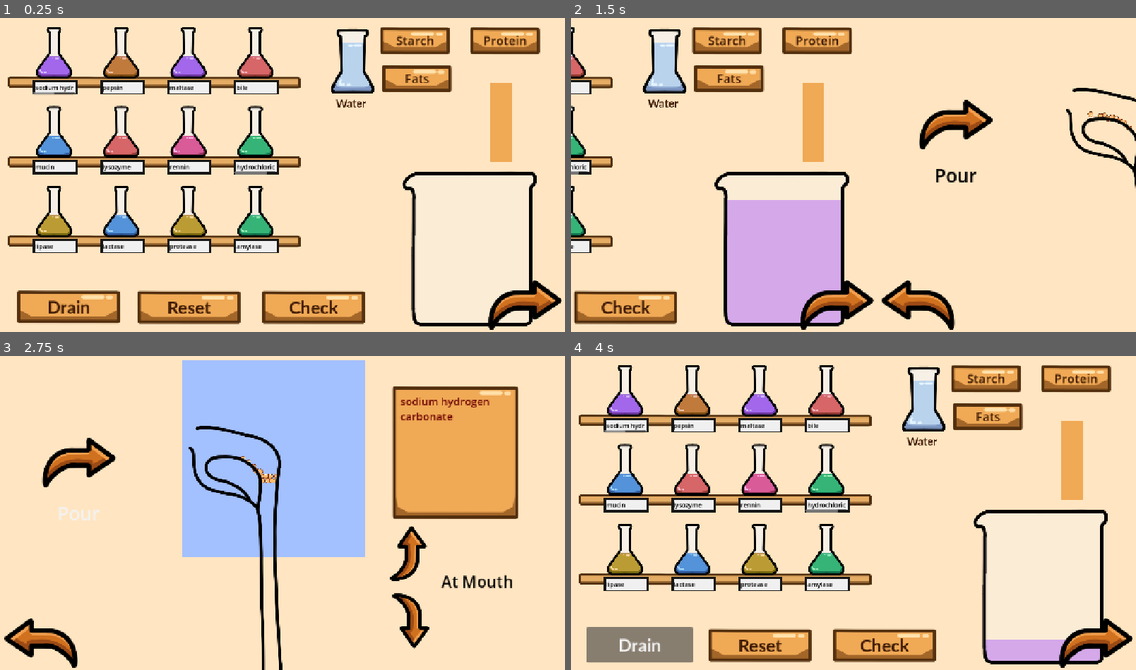
Above: before the commit, frames 1-4 (two rows, left to right).
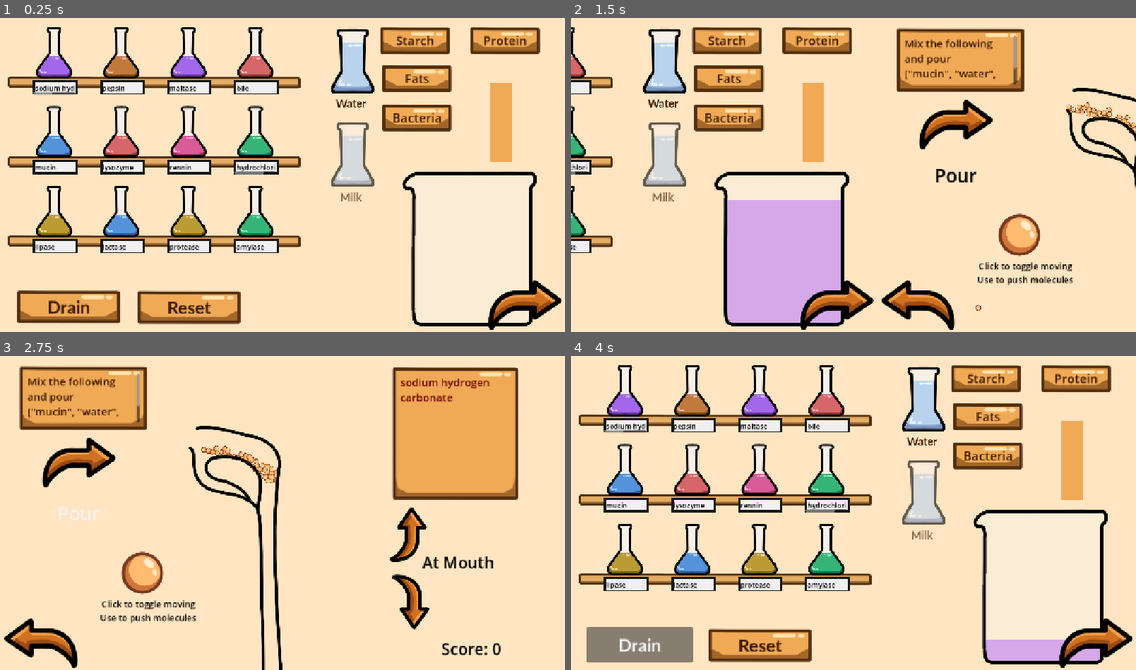
Above: after the commit, the same moments.

Repository: Fae-aof/Digestion-Junction
Game: Godot game, scene res://Digestion Track/track_level.tscn
The game is run twice, just before and just after one commit, with the same random seed, the same clock (stepped at 60 frames per second) and the same inputs. This scene is started directly instead of the project's main scene.
Inputs (mouse positions are in pixels of both pictures, inside the frame that each line leads up to):
- Up to frame 1 (0.25 s): no input
- Up to frame 2 (1.5 s): click (627, 52) at 0.52 s; click (1096, 303) at 1.25 s
- Up to frame 3 (2.75 s): click "Pour" at 2 s
- Up to frame 4 (4 s): click (610, 641) at 2.75 s; click "Drain" at 3.5 s

The runs differ from the first frame. In frame 1, 4.7% of the frame differs, in the area x 6-80%, y 21-98%; in frame 2, 10%; in frame 3, 31%, in the area x 3-92%, y 1-96%; in frame 4, 4.7%.

Commit message:
More improvements to make track somewhat playable
- Fixed error where track barriers didnt remove properly
- Added a ball that players can use to move the molecules through the track
- Added list of what mixed solution is needed
- Location label changes as player progresses
- Player gets points for getting molecules through the whole track

Diff:
--- /dev/null
+++ b/digestion-junction/Digestion Track/push.gd
@@ -0,0 +1,13 @@
+extends Button
+
+var on = false
+
+func _process(delta: float) -> void:
+	if on:
+		global_position = get_global_mouse_position()
+
+func _on_pressed() -> void:
+	if on:
+		on = false
+	else:
+		on = true
--- a/digestion-junction/Digestion Track/track.gd
+++ b/digestion-junction/Digestion Track/track.gd
@@ -7,8 +7,10 @@
 var mouth_ans = ["mucin", "water", "amylase", "lysozyme"]
 var stomach_ans = ["rennin", "pepsin", "water", "mucin", "hydrochloric acid"]
 var intestine_ans = ["maltase", "lactase", "protease", "lipase"]
-var answers = [mouth_ans, stomach_ans]
+var answers = [mouth_ans, stomach_ans, intestine_ans]
 var current_ans
+
+var score = 0
 
 func _ready() -> void:
 	position = Vector2(0, 500)
@@ -23,4 +25,4 @@
 
 func _on_area_2d_body_entered(body: Node2D) -> void:
 	if body.is_in_group("small"):
-		body.apply_central_force(Vector2(-350, 0))
+		score += 1
--- a/digestion-junction/Digestion Track/track.tscn
+++ b/digestion-junction/Digestion Track/track.tscn
@@ -4,7 +4,7 @@
 [ext_resource type="Texture2D" uid="uid://cjwanqxconiqw" path="res://Sprites/lineart of track.PNG" id="2_cg5vd"]
 
 [sub_resource type="RectangleShape2D" id="RectangleShape2D_1vivr"]
-size = Vector2(378.5, 59.5)
+size = Vector2(378.5, 126)
 
 [node name="Track" type="StaticBody2D" unique_id=733336893]
 script = ExtResource("1_8ygy3")
@@ -21,11 +21,11 @@
 
 [node name="Left 2" type="CollisionPolygon2D" parent="." unique_id=441769106]
 position = Vector2(133, 570)
-polygon = PackedVector2Array(-191, -623, -143, -503, -137, -476, -190, -470, -232, -466, -3 …(214 unchanged characters)…
+polygon = PackedVector2Array(-191, -623, -189, -512, -137, -476, -190, -470, -232, -466, -3 …(214 unchanged characters)…
 
 [node name="Right 2" type="CollisionPolygon2D" parent="." unique_id=535582447]
 position = Vector2(310, 687)
-polygon = PackedVector2Array(-282, -709, -222, -662, -152, -669, -116, -600, -143, -503, -179, -467, -228, -442, -265, -443, -294, -459, -343, -493, -377, -493, -387, -458, -3 …(183 unchanged characters)…
+polygon = PackedVector2Array(-282, -709, -222, -662, -152, -669, -116, -600, -143, -503, -187, -452, -290, -452, -343, -493, -377, -493, -387, -458, -3 …(183 unchanged characters)…
 
 [node name="Barriers" type="StaticBody2D" parent="." unique_id=2080775581]
 
@@ -43,7 +43,7 @@
 [node name="Area2D" type="Area2D" parent="." unique_id=397681386]
 
 [node name="CollisionShape2D" type="CollisionShape2D" parent="Area2D" unique_id=1766917178]
-position = Vector2(19.75, 211.75)
+position = Vector2(3, 710)
 shape = SubResource("RectangleShape2D_1vivr")
 
 [connection signal="body_entered" from="Area2D" to="." method="_on_area_2d_body_entered"]
--- a/digestion-junction/Digestion Track/track_level.gd
+++ b/digestion-junction/Digestion Track/track_level.gd
@@ -8,22 +8,36 @@
 @onready var spawner: Node2D = $Spawner
 @onready var part_label: Label = $"Part Label"
 @onready var track: StaticBody2D = $"Track Spot/Track"
+@onready var score: Label = $Score
 
+@onready var answer_text: RichTextLabel = $Answers/MarginContainer/RichTextLabel
+
+@onready var push: Button = $Push
 
 var answers
 var correct = []
 var done_count = 0
 
+var not_moving = true
+
+var sections = ["At Mouth", "At Stomach", "At Small Intestine"]
+
+func _process(delta: float) -> void:
+	score.text = "Score: " + str(track.score)
+
 func _ready() -> void:
+	part_label.text = sections.pop_front()
 	answers = track.current_ans
+	answer_text.text = "Mix the following and pour\n" + str(answers)
 
 func _on_to_track_pressed() -> void:
 	var tween = create_tween()
-	tween.tween_property(camera, "global_position", Vector2(1280, 0), 0.4)
+	tween.tween_property(camera, "global_position", camera.global_position + Vector2(1280, 0), 0.4)
 
 func _on_to_lab_pressed() -> void:
 	var tween = create_tween()
-	tween.tween_property(camera, "global_position", Vector2(0, 0), 0.4)
+	tween.tween_property(camera, "global_position", camera.global_position - Vector2(1280, 0), 0.4)
+
 
 
 func _on_pour_solution_pressed() -> void:
@@ -34,7 +48,7 @@
 			if !correct.has(i):
 				correct.append(i)
 				done_count += 1
-	add_solution(correct)
+	#add_solution(correct)
 	label.text = ""
 	for i in correct:
 		label.push_color("196b00")
@@ -47,6 +61,14 @@
 		label.push_color("196b00")
 		label.append_text("All Done!")
 		track.area_complete()
+		answers = track.current_ans
+		correct = []
+		done_count = 0
+		answer_text.text = "Mix the following and pour\n" + str(answers)
+		if sections != []:
+			part_label.text = sections.pop_front()
+
+
 
 func add_solution(components : Array):
 	var new_solution = mixed_scene.instantiate()
@@ -56,24 +78,23 @@
 
 
 func _on_up_pressed() -> void:
-	var time = 0.5
-	track.constant_linear_velocity.y = 10
-	var tween = create_tween()
-	tween.tween_property(track, "global_position", track.global_position + Vector2(0, 250), time)
-	var tweenS = create_tween()
-	tweenS.tween_property(spawner, "global_position", spawner.global_position + Vector2(0, 250), time)
-	var tweenSo = create_tween()
-	tweenSo.tween_property(solution_marker, "global_position", solution_marker.global_position + Vector2(0, 250), time)
-	track.constant_linear_velocity.y = 0
-
+	if not_moving:
+		not_moving = false
+		var moving_nodes = get_tree().get_nodes_in_group("movable")
+		for i in moving_nodes:
+			var tween = create_tween()
+			tween.tween_property(i, "global_position", i.global_position - Vector2(0, 300), 0.3)
+		solution_maker.offset -= Vector2(0, 300)
+		await get_tree().create_timer(0.3).timeout
+		not_moving = true
 
 func _on_down_pressed() -> void:
-	var time = 0.5
-	track.constant_linear_velocity.y = -10
-	var tween = create_tween()
-	tween.tween_property(track, "global_position", track.global_position + Vector2(0, -250), time)
-	var tweenS = create_tween()
-	tweenS.tween_property(spawner, "global_position", spawner.global_position + Vector2(0, -250), time)
-	var tweenSo = create_tween()
-	tweenSo.tween_property(solution_marker, "global_position", solution_marker.global_position + Vector2(0, -250), time)
-	track.constant_linear_velocity.y = 0
+	if not_moving:
+		not_moving = false
+		var moving_nodes = get_tree().get_nodes_in_group("movable")
+		for i in moving_nodes:
+			var tween = create_tween()
+			tween.tween_property(i, "global_position", i.global_position + Vector2(0, 300), 0.3)
+		solution_maker.offset += Vector2(0, 300)
+		await get_tree().create_timer(0.3).timeout
+		not_moving = true
--- a/digestion-junction/Digestion Track/track_level.tscn
+++ b/digestion-junction/Digestion Track/track_level.tscn
@@ -10,9 +10,14 @@
 [ext_resource type="Resource" uid="uid://boticvbrbrxsk" path="res://Digestion Track/Resources/small_mol_list.tres" id="8_x4dda"]
 [ext_resource type="StyleBox" uid="uid://dxe7ss00688x1" path="res://Styleboxes/Button Orange.tres" id="9_bjocj"]
 [ext_resource type="PackedScene" uid="uid://d2a7eqi5tg1lh" path="res://Digestion Track/Track Molecule.tscn" id="9_hoved"]
+[ext_resource type="Texture2D" uid="uid://dj21tvj7oexi1" path="res://Sprites/Molecules/mol_maltose.png" id="11_hoved"]
+[ext_resource type="Script" uid="uid://b6m6hpnev7tx3" path="res://Digestion Track/push.gd" id="12_c1ukn"]
 
 [sub_resource type="StyleBoxFlat" id="StyleBoxFlat_1vivr"]
 bg_color = Color(1, 0.8980392, 0.75686276, 1)
+
+[sub_resource type="CircleShape2D" id="CircleShape2D_1vivr"]
+radius = 41.04875
 
 [node name="Track Level" type="CanvasLayer" unique_id=1752386766]
 layer = 2
@@ -22,8 +27,11 @@
 [node name="Solution Maker" parent="." unique_id=447134398 instance=ExtResource("1_6exo4")]
 follow_viewport_enabled = true
 cheats = true
-
-[node name="Panel" type="Panel" parent="." unique_id=1898073826]
+disable_milk = false
+disable_bact = false
+disable_check = true
+
+[node name="Panel" type="Panel" parent="." unique_id=1898073826 groups=["movable"]]
 anchors_preset = 15
 anchor_right = 1.0
 anchor_bottom = 1.0
@@ -33,7 +41,8 @@
 grow_vertical = 2
 theme_override_styles/panel = SubResource("StyleBoxFlat_1vivr")
 
-[node name="To Track" type="Button" parent="." unique_id=54326457]
+[node name="To Track" type="Button" parent="." unique_id=54326457 groups=["movable"]]
+top_level = true
 offset_left = 1097.0
 offset_top = 598.0
 offset_right = 1279.0
@@ -41,7 +50,7 @@
 icon = ExtResource("2_vb88u")
 flat = true
 
-[node name="Pour Solution" type="Button" parent="." unique_id=968672212]
+[node name="Pour Solution" type="Button" parent="." unique_id=968672212 groups=["movable"]]
 offset_left = 1367.0
 offset_top = 189.0
 offset_right = 1549.0
@@ -54,7 +63,7 @@
 icon_alignment = 1
 vertical_icon_alignment = 0
 
-[node name="To Lab" type="Button" parent="." unique_id=1669106102]
+[node name="To Lab" type="Button" parent="." unique_id=1669106102 groups=["movable"]]
 offset_left = 1280.0
 offset_top = 598.0
 offset_right = 1462.0
@@ -62,7 +71,7 @@
 icon = ExtResource("3_uqpas")
 flat = true
 
-[node name="Camera2D" type="Camera2D" parent="." unique_id=529686251]
+[node name="Camera2D" type="Camera2D" parent="." unique_id=529686251 groups=["movable"]]
 anchor_mode = 0
 
 [node name="Solution Marker" type="Marker2D" parent="." unique_id=785830186]
@@ -74,25 +83,26 @@
 script = ExtResource("7_44aes")
 molecule_list = ExtResource("8_x4dda")
 small_mol = ExtResource("9_hoved")
-num = 13
+num = 40
 
 [node name="Bottom_Right" parent="Spawner" index="1" unique_id=41511551]
 position = Vector2(19, 9)
 
 [node name="Track Spot" type="Node2D" parent="." unique_id=14424720]
+top_level = true
 position = Vector2(1896, 287)
 
 [node name="Track" parent="Track Spot" unique_id=1179901484 instance=ExtResource("5_x4dda")]
-position = Vector2(0, 498)
-
-[node name="Components List" type="Panel" parent="." unique_id=2067161380]
+position = Vector2(0, 494)
+
+[node name="Components List" type="Panel" parent="." unique_id=2067161380 groups=["movable"]]
 anchors_preset = 1
 anchor_left = 1.0
 anchor_right = 1.0
 offset_left = 887.0
-offset_top = 74.0
+offset_top = 31.0
 offset_right = 1178.0
-offset_bottom = 380.0
+offset_bottom = 337.0
 grow_horizontal = 0
 theme_override_styles/panel = ExtResource("9_bjocj")
 
@@ -112,39 +122,104 @@
 layout_mode = 2
 theme_override_font_sizes/normal_font_size = 24
 
-[node name="Up" type="Button" parent="." unique_id=1498635010]
+[node name="Answers" type="Panel" parent="." unique_id=1169240014 groups=["movable"]]
+anchors_preset = 1
+anchor_left = 1.0
+anchor_right = 1.0
+offset_left = 42.0
+offset_top = 29.0
+offset_right = 337.0
+offset_bottom = 178.0
+grow_horizontal = 0
+theme_override_styles/panel = ExtResource("9_bjocj")
+
+[node name="MarginContainer" type="MarginContainer" parent="Answers" unique_id=2098558659]
+layout_mode = 1
+anchors_preset = 15
+anchor_right = 1.0
+anchor_bottom = 1.0
+grow_horizontal = 2
+grow_vertical = 2
+theme_override_constants/margin_left = 20
+theme_override_constants/margin_top = 20
+theme_override_constants/margin_right = 20
+theme_override_constants/margin_bottom = 20
+
+[node name="RichTextLabel" type="RichTextLabel" parent="Answers/MarginContainer" unique_id=981664788]
+layout_mode = 2
+theme_override_colors/default_color = Color(0.23529412, 0.09803922, 0.007843138, 1)
+theme_override_font_sizes/normal_font_size = 24
+
+[node name="Up" type="Button" parent="." unique_id=1498635010 groups=["movable"]]
 offset_left = 2249.8901
-offset_top = 387.0
+offset_top = 344.0
 offset_right = 2431.8901
-offset_bottom = 509.0
+offset_bottom = 466.0
 rotation = 1.5707964
 scale = Vector2(0.745, 0.745)
 icon = ExtResource("3_uqpas")
 flat = true
 
-[node name="Down" type="Button" parent="." unique_id=1200841701]
+[node name="Down" type="Button" parent="." unique_id=1200841701 groups=["movable"]]
 offset_left = 2255.8901
-offset_top = 540.0
+offset_top = 497.0
 offset_right = 2437.8901
-offset_bottom = 662.0
+offset_bottom = 619.0
 rotation = 1.5707964
 scale = Vector2(0.745, 0.745)
 icon = ExtResource("2_vb88u")
 flat = true
 
-[node name="Part Label" type="Label" parent="." unique_id=104581283]
-offset_left = 2280.0
-offset_top = 494.0
-offset_right = 2508.0
-offset_bottom = 554.0
+[node name="Part Label" type="Label" parent="." unique_id=104581283 groups=["movable"]]
+offset_left = 2237.0
+offset_top = 451.0
+offset_right = 2545.0
+offset_bottom = 511.0
 theme_override_colors/font_color = Color(0, 0, 0, 1)
 theme_override_font_sizes/font_size = 36
 text = "At Mouth"
+
+[node name="Score" type="Label" parent="." unique_id=1486797480 groups=["movable"]]
+offset_left = 2280.0
+offset_top = 647.0
+offset_right = 2508.0
+offset_bottom = 707.0
+theme_override_colors/font_color = Color(0, 0, 0, 1)
+theme_override_font_sizes/font_size = 36
+text = "Score: "
+
+[node name="Push" type="Button" parent="." unique_id=1504845376 groups=["movable"]]
+offset_left = 1548.0
+offset_top = 447.0
+offset_right = 1656.0
+offset_bottom = 555.0
+icon = ExtResource("11_hoved")
+flat = true
+script = ExtResource("12_c1ukn")
+
+[node name="StaticBody2D" type="StaticBody2D" parent="Push" unique_id=1885295516]
+
+[node name="CollisionShape2D" type="CollisionShape2D" parent="Push/StaticBody2D" unique_id=1435681678]
+position = Vector2(53, 55)
+shape = SubResource("CircleShape2D_1vivr")
+
+[node name="Label" type="Label" parent="Push" unique_id=1342905106]
+layout_mode = 0
+offset_left = -41.0
+offset_top = 109.0
+offset_right = 177.0
+offset_bottom = 168.0
+theme_override_colors/font_color = Color(0, 0, 0, 1)
+theme_override_font_sizes/font_size = 20
+text = "Click to toggle moving
+Use to push molecules"
+horizontal_alignment = 1
 
 [connection signal="pressed" from="To Track" to="." method="_on_to_track_pressed"]
 [connection signal="pressed" from="Pour Solution" to="." method="_on_pour_solution_pressed"]
 [connection signal="pressed" from="To Lab" to="." method="_on_to_lab_pressed"]
 [connection signal="pressed" from="Up" to="." method="_on_up_pressed"]
 [connection signal="pressed" from="Down" to="." method="_on_down_pressed"]
+[connection signal="pressed" from="Push" to="Push" method="_on_pressed"]
 
 [editable path="Spawner"]
--- a/digestion-junction/Levels/level 2.tscn
+++ b/digestion-junction/Levels/level 2.tscn
@@ -103,6 +103,7 @@
 flat = true
 
 [node name="MarginContainer" type="MarginContainer" parent="." unique_id=1275816131]
+visible = false
 anchors_preset = 15
 anchor_right = 1.0
 anchor_bottom = 1.0
--- a/digestion-junction/Levels/level 3.tscn
+++ b/digestion-junction/Levels/level 3.tscn
@@ -100,6 +100,7 @@
 flat = true
 
 [node name="MarginContainer" type="MarginContainer" parent="." unique_id=1605469256]
+visible = false
 anchors_preset = 15
 anchor_right = 1.0
 anchor_bottom = 1.0
--- a/digestion-junction/Levels/level 4.tscn
+++ b/digestion-junction/Levels/level 4.tscn
@@ -100,6 +100,7 @@
 flat = true
 
 [node name="MarginContainer" type="MarginContainer" parent="." unique_id=49177897]
+visible = false
 anchors_preset = 15
 anchor_right = 1.0
 anchor_bottom = 1.0
--- a/digestion-junction/Levels/level 5.tscn
+++ b/digestion-junction/Levels/level 5.tscn
@@ -101,6 +101,7 @@
 flat = true
 
 [node name="MarginContainer" type="MarginContainer" parent="." unique_id=611651506]
+visible = false
 anchors_preset = 15
 anchor_right = 1.0
 anchor_bottom = 1.0
--- a/digestion-junction/Levels/opening.gd
+++ b/digestion-junction/Levels/opening.gd
@@ -12,4 +12,4 @@
 
 
 func _on_button_pressed() -> void:
-	get_tree().change_scene_to_file("res://Levels/level 1.tscn")
+	get_tree().change_scene_to_file("res://Digestion Track/track_level.tscn")
--- a/digestion-junction/Levels/opening.tscn
+++ b/digestion-junction/Levels/opening.tscn
@@ -40,15 +40,15 @@
 anchor_top = 1.0
 anchor_right = 0.5
 anchor_bottom = 1.0
-offset_left = -181.0
-offset_top = -272.0
-offset_right = 181.0
-offset_bottom = -172.0
+offset_left = -355.25
+offset_top = -256.0
+offset_right = 355.25
+offset_bottom = -156.0
 grow_horizontal = 2
 grow_vertical = 0
 theme_override_fonts/font = ExtResource("1_d3l0r")
 theme_override_font_sizes/font_size = 47
 theme_override_styles/normal = SubResource("StyleBoxFlat_1vivr")
-text = "Play Again"
+text = "Next Section (WIP)"
 
 [connection signal="pressed" from="Button" to="." method="_on_button_pressed"]
--- a/digestion-junction/Solution Making/flask.tscn
+++ b/digestion-junction/Solution Making/flask.tscn
@@ -39,7 +39,7 @@
 scale = Vector2(0.7882905, 0.7882905)
 theme_override_colors/search_result_color = Color(0, 0, 0, 1)
 theme_override_colors/font_color = Color(0, 0, 0, 1)
-theme_override_font_sizes/font_size = 18
+theme_override_font_sizes/font_size = 20
 theme_override_styles/normal = ExtResource("3_afk7r")
 
 [node name="Check" type="Sprite2D" parent="." unique_id=473963715]
--- a/digestion-junction/Solution Making/solution_maker.gd
+++ b/digestion-junction/Solution Making/solution_maker.gd
@@ -22,9 +22,10 @@
 @export var disable_pH = false
 @export var disable_milk = true
 @export var disable_bact = true
+@export var disable_check = false
+@onready var check: Button = $Check
 @onready var milk: Button = $Milk
 @onready var bacteria_button: Button = $"Bacteria button"
-
 
 var flasks
 var components =  []
@@ -41,6 +42,8 @@
 	if disable_pH:
 		universal_indicator.hide()
 		pH_button.hide()
+	if disable_check:
+		check.hide()
 	for i in flask_count:
 		var new_flask = flask_scene.instantiate()
 		flask_parent.add_child(new_flask)
--- a/digestion-junction/project.godot
+++ b/digestion-junction/project.godot
@@ -43,6 +43,7 @@
 lactose=""
 casein=""
 small=""
+movable=""
 
 [physics]
 
Not shown, added: digestion-junction/Digestion Track/push.gd.uid
